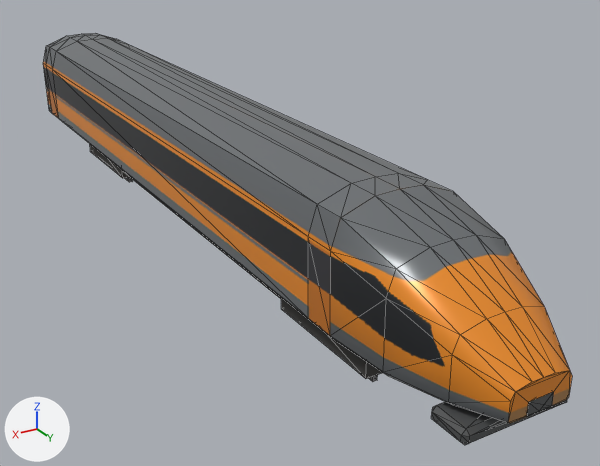
Two versions of the glTF model godot-chennai/assets/trains/vb_cab_lod1.glb, one commit apart.
Before and after are seen from a 50 mm camera at (9.81, 20.75, 9.72) aimed at (-1.66, 1.63, 0.17). Lighting does not change. The marker at lower left points along +X, +Y and +Z. The older version comes first. Mesh edges are drawn as thin lines. Vertices at exactly the same position are counted once.

Objects in the first picture: 'body'.
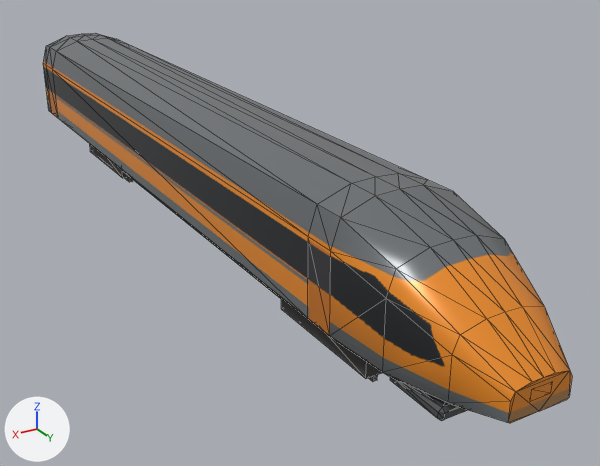
Where the change shows, as pixel boxes (x1, y1, x2, y2) in the pictures (600 x 466 px; the box of a moved part takes in the faces that stretch with it):
'body', reshaped: before (43, 33, 572, 445); after (43, 33, 572, 423)
part 1 of me_body, moved or reshaped: before (431, 400, 567, 445); after (390, 377, 467, 421)
part 2 of me_body, moved or reshaped (not visible afterwards): before (527, 392, 554, 417)

The change, as a list of edits to the scene's bpy script:
```text
Change me_body:
    where me_body.from_pydata(...)  # 208 vertices, 364 faces; spans x -1.6..1.6, y -13.1..12.5, z 0.0..4.0
    used by ob_body; location = (0.0, 0.0, 0.0)
    me_body part 1: the loose piece of 24 vertices spanning x -1.3..1.3, y 11.1..12.1, z 0.6..0.9 is scaled about its middle by (0.97, 1.71, 0.878), then moved by (0.0, -1.0, 0.1)
    me_body part 2: the loose piece of 8 vertices spanning x -0.3..0.3, y 12.4..12.5, z 1.1..1.4 is moved by (0.0, 0.0, 0.2)
```
